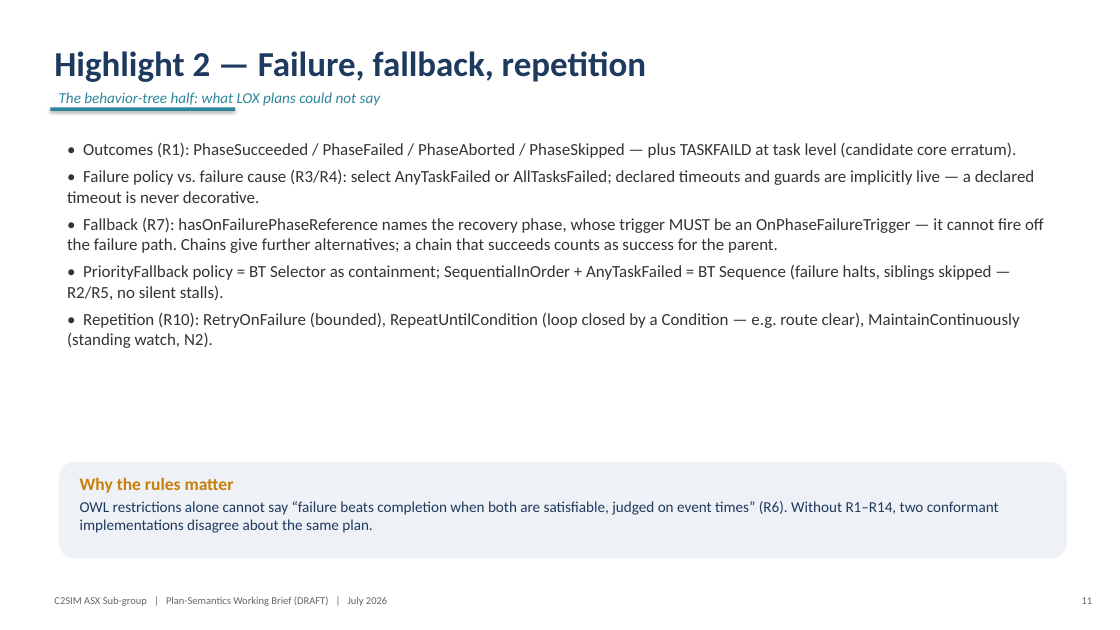
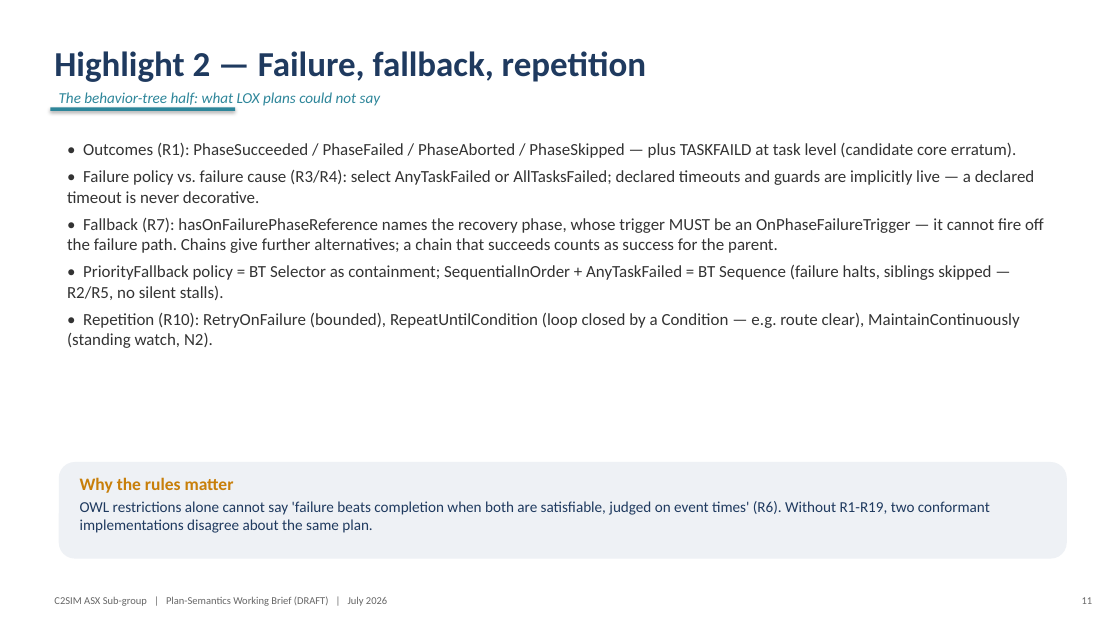
Before and after one commit to hyssostech/C2SIMArtifacts, a slide deck: slide 11 of Subgroups/ASX/Proposed Extension Working Materials/ASX-PlanSemantics-Briefing.pptx. Drawn at 1120x630 pixels with LibreOffice and Linux fonts; fonts in the diff are those of the drawing. Boxes give left, top, right and bottom in pixels: in the first picture for what was removed or moved away, otherwise in the second. Text is boxed around its words. In the diff, an @@ line names an element or a change of style, - is before the commit and + after.

```diff
--- a/Subgroups/ASX/Proposed Extension Working Materials/ASX-PlanSemantics-Briefing.pptx
+++ b/Subgroups/ASX/Proposed Extension Working Materials/ASX-PlanSemantics-Briefing.pptx
@@ text at box(80, 501, 990, 533): text changed @@
-OWL restrictions alone cannot say “failure beats completion when both are satisfiable, judged on event times” (R6). Without R1–R14, two conformant implementations disagree about the same plan.
+OWL restrictions alone cannot say 'failure beats completion when both are satisfiable, judged on event times' (R6). Without R1-R19, two conformant implementations disagree about the same plan.
```
Also in this commit, not shown: 3 other slides changed, 1 slide added, 11 other files.
